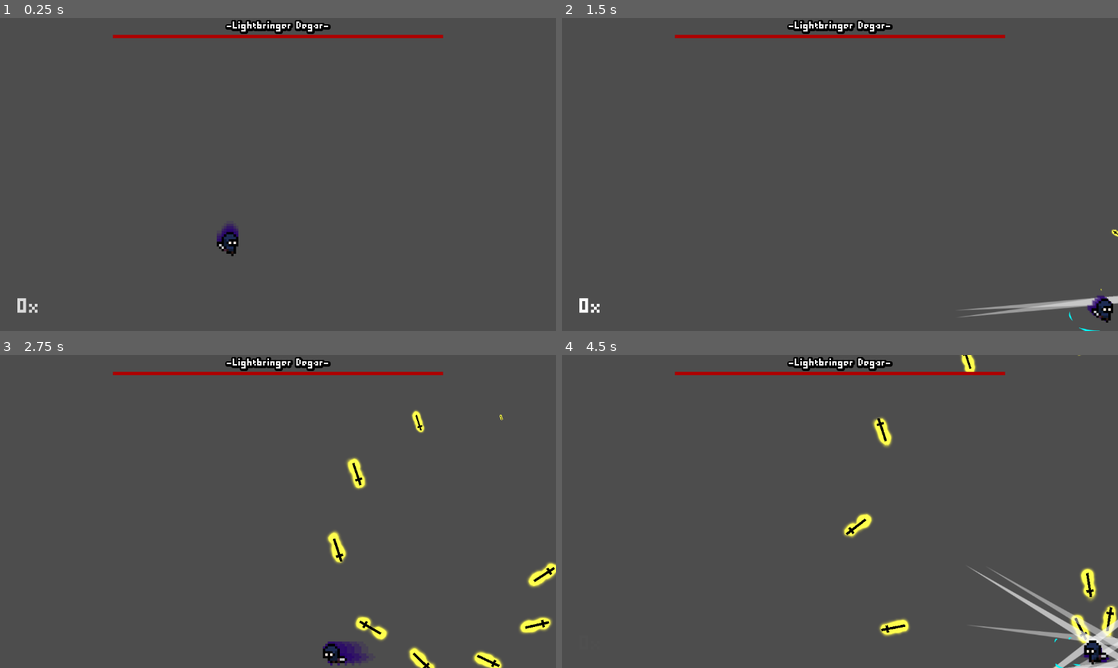
Above: before the commit, frames 1-4 (two rows, left to right).
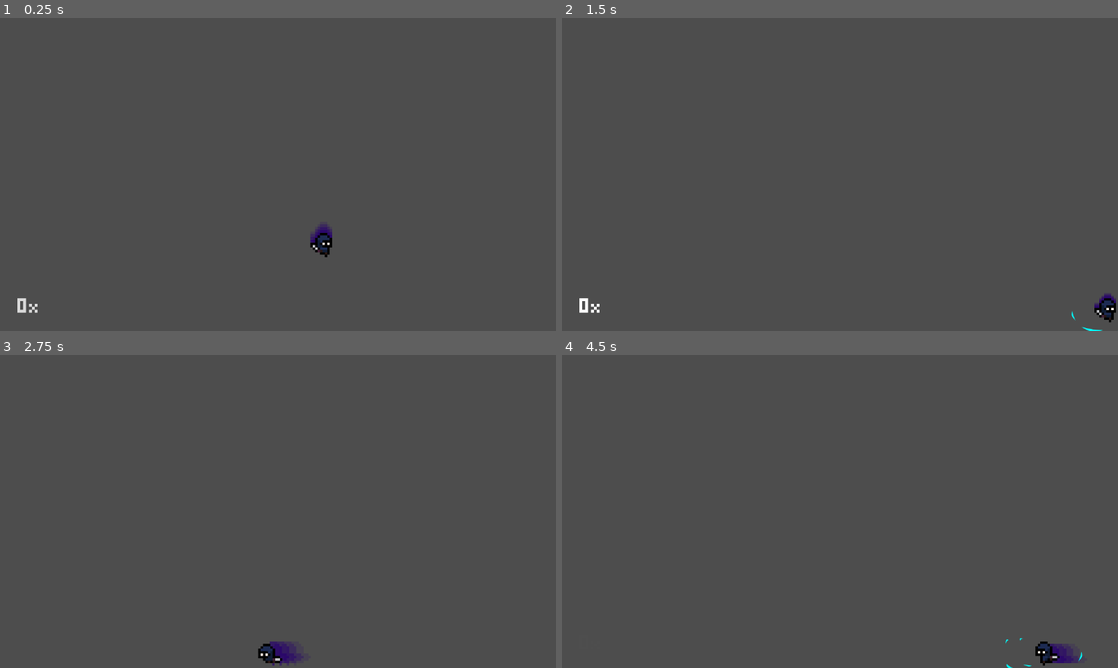
Above: after the commit, the same moments.

Repository: ArandomPsi/returntosender
Game: Godot game, scene res://scenes/testmap.tscn
The game is run twice, just before and just after one commit, with the same random seed, the same clock (stepped at 60 frames per second) and the same inputs. The project has no main scene, so this scene is started directly.
Inputs:
- Up to frame 1 (0.25 s): no input
- Up to frame 2 (1.5 s): hold Right (right) from 0.53 s (still down); tap Space (basicattack) at 0.6, 1.35 s; tap Up (up) at 0.77 s
- Up to frame 3 (2.75 s): tap Up (up) at 1.52 s; release Right (right) at 2.03 s; hold Left (left) from 2.03 s (still down); tap Space (basicattack) at 2.1 s
- Up to frame 4 (4.5 s): release Left (left) at 2.78 s; hold Right (right) 2.78-4.28 s; tap Space (basicattack) at 2.85, 3.6, 4.35 s; tap Up (up) at 3.02, 3.77 s; hold Left (left) from 4.28 s (still down)

The runs differ from the first frame. In frame 1, 1.8% of the frame differs, in the area x 20-80%, y 0-77%; in frame 2, 2.0%; in frame 3, 3.9%; in frame 4, 4.6%, in the area x 20-100%, y 0-100%.

Commit message:
fababada

Diff:
--- a/scenes/deathdomain.tscn
+++ b/scenes/deathdomain.tscn
@@ -1,10 +1,10 @@
 [gd_scene load_steps=28 format=3 uid="uid://ybx3yqrx4thj"]
 
-[ext_resource type="Texture2D" uid="uid://cu1weqkg427pf" path="res://assets/back-2.svg" id="1_01cev"]
+[ext_resource type="Texture2D" uid="uid://cu1weqkg427pf" path="res://scripts/back-2.svg" id="1_01cev"]
 [ext_resource type="PackedScene" uid="uid://cmagugo1dt6ek" path="res://scenes/player.tscn" id="1_te0tx"]
 [ext_resource type="PackedScene" uid="uid://c5quog3a17pyv" path="res://scenes/boss_1.tscn" id="2_01cev"]
-[ext_resource type="Shader" uid="uid://cuwqngvs3ybdc" path="res://shaders/blackhole.gdshader" id="2_1wxya"]
-[ext_resource type="Shader" uid="uid://p7bfa3ndba30" path="res://shaders/clouds.gdshader" id="2_8jxia"]
+[ext_resource type="Shader" path="res://shaders/blackhole.gdshader" id="2_1wxya"]
+[ext_resource type="Shader" path="res://shaders/clouds.gdshader" id="2_8jxia"]
 [ext_resource type="Texture2D" uid="uid://fgfen188b6hv" path="res://icon.svg" id="3_es6ay"]
 [ext_resource type="Texture2D" uid="uid://dt7sxtvsvh157" path="res://assets/spark-3.svg" id="5_es6ay"]
 [ext_resource type="AudioStream" uid="uid://dnucn4grs16hp" path="res://assets/IncanationAndRitual.mp3" id="8_24s7u"]
@@ -101,7 +101,7 @@
 [sub_resource type="RectangleShape2D" id="RectangleShape2D_kwcxs"]
 size = Vector2(1186, 20)
 
-[node name="testmap" type="Node2D"]
+[node name="testmap2" type="Node2D"]
 
 [node name="bg" type="Node2D" parent="."]
 
--- /dev/null
+++ b/scenes/hub.tscn
@@ -0,0 +1,39 @@
+[gd_scene load_steps=4 format=3 uid="uid://dheeyyryy7ihh"]
+
+[ext_resource type="Texture2D" uid="uid://cu1weqkg427pf" path="res://scripts/back-2.svg" id="1_d1od2"]
+[ext_resource type="PackedScene" uid="uid://cmagugo1dt6ek" path="res://scenes/player.tscn" id="1_qssp3"]
+
+[sub_resource type="RectangleShape2D" id="RectangleShape2D_kwcxs"]
+size = Vector2(1186, 20)
+
+[node name="testmap" type="Node2D"]
+
+[node name="Sprite2D" type="Sprite2D" parent="."]
+position = Vector2(94, 281)
+texture = ExtResource("1_d1od2")
+
+[node name="Node2D" type="Node2D" parent="Sprite2D"]
+position = Vector2(-94, -281)
+
+[node name="player" parent="." instance=ExtResource("1_qssp3")]
+position = Vector2(171, 560)
+
+[node name="StaticBody2D" type="StaticBody2D" parent="."]
+
+[node name="CollisionShape2D" type="CollisionShape2D" parent="StaticBody2D"]
+position = Vector2(583, 0)
+shape = SubResource("RectangleShape2D_kwcxs")
+
+[node name="CollisionShape2D2" type="CollisionShape2D" parent="StaticBody2D"]
+position = Vector2(583, 643)
+shape = SubResource("RectangleShape2D_kwcxs")
+
+[node name="CollisionShape2D3" type="CollisionShape2D" parent="StaticBody2D"]
+position = Vector2(-2, 284)
+rotation = 1.5708
+shape = SubResource("RectangleShape2D_kwcxs")
+
+[node name="CollisionShape2D4" type="CollisionShape2D" parent="StaticBody2D"]
+position = Vector2(1153, 284)
+rotation = 1.5708
+shape = SubResource("RectangleShape2D_kwcxs")
--- a/scenes/testmap.tscn
+++ b/scenes/testmap.tscn
@@ -1,7 +1,6 @@
-[gd_scene load_steps=4 format=3 uid="uid://bc2h0fw1jkrkw"]
+[gd_scene load_steps=3 format=3 uid="uid://bc2h0fw1jkrkw"]
 
 [ext_resource type="PackedScene" uid="uid://cmagugo1dt6ek" path="res://scenes/player.tscn" id="1_kwcxs"]
-[ext_resource type="PackedScene" uid="uid://dedf2qg1ey8xq" path="res://scenes/boss2.tscn" id="2_yowm7"]
 
 [sub_resource type="RectangleShape2D" id="RectangleShape2D_kwcxs"]
 size = Vector2(1186, 20)
@@ -9,7 +8,7 @@
 [node name="testmap" type="Node2D"]
 
 [node name="player" parent="." instance=ExtResource("1_kwcxs")]
-position = Vector2(479, 428)
+position = Vector2(673, 430)
 
 [node name="StaticBody2D" type="StaticBody2D" parent="."]
 
@@ -30,6 +29,3 @@
 position = Vector2(1153, 284)
 rotation = 1.5708
 shape = SubResource("RectangleShape2D_kwcxs")
-
-[node name="boss2" parent="." instance=ExtResource("2_yowm7")]
-position = Vector2(407, 341)
--- /dev/null
+++ b/shaders/godray.gdshader
@@ -0,0 +1,109 @@
+/*
+Shader from Godot Shaders - the free shader library.
+godotshaders.com/shader/god-rays
+
+Feel free to use, improve and change this shader according to your needs
+and consider sharing the modified result on godotshaders.com.
+*/
+
+shader_type canvas_item;
+
+uniform float angle = -0.3;
+uniform float position = -0.2;
+uniform float spread : hint_range(0.0, 1.0) = 0.5;
+uniform float cutoff : hint_range(-1.0, 1.0) = 0.1;
+uniform float falloff : hint_range(0.0, 1.0) = 0.2;
+uniform float edge_fade : hint_range(0.0, 1.0) = 0.15;
+
+uniform float speed = 1.0;
+uniform float ray1_density = 8.0;
+uniform float ray2_density = 30.0;
+uniform float ray2_intensity : hint_range(0.0, 1.0) = 0.3;
+
+uniform sampler2D SCREEN_TEXTURE : hint_screen_texture, filter_linear_mipmap;
+
+uniform vec4 color : source_color = vec4(1.0, 0.9, 0.65, 0.8);
+
+uniform bool hdr = false;
+uniform float seed = 5.0;
+
+// Random and noise functions from Book of Shader's chapter on Noise.
+float random(vec2 _uv) {
+    return fract(sin(dot(_uv.xy,
+                         vec2(12.9898, 78.233))) *
+        43758.5453123);
+}
+
+float noise (in vec2 uv) {
+    vec2 i = floor(uv);
+    vec2 f = fract(uv);
+
+    // Four corners in 2D of a tile
+    float a = random(i);
+    float b = random(i + vec2(1.0, 0.0));
+    float c = random(i + vec2(0.0, 1.0));
+    float d = random(i + vec2(1.0, 1.0));
+
+
+    // Smooth Interpolation
+
+    // Cubic Hermine Curve. Same as SmoothStep()
+    vec2 u = f * f * (3.0-2.0 * f);
+
+    // Mix 4 coorners percentages
+    return mix(a, b, u.x) +
+            (c - a)* u.y * (1.0 - u.x) +
+            (d - b) * u.x * u.y;
+}
+
+mat2 rotate(float _angle){
+    return mat2(vec2(cos(_angle), -sin(_angle)),
+                vec2(sin(_angle), cos(_angle)));
+}
+
+vec4 screen(vec4 base, vec4 blend){
+	return 1.0 - (1.0 - base) * (1.0 - blend);
+}
+
+void fragment()
+{
+
+	// Rotate, skew and move the UVs
+	vec2 transformed_uv = ( rotate(angle) * (UV - position) )  / ( (UV.y + spread) - (UV.y * spread) );
+
+	// Animate the ray according the the new transformed UVs
+	vec2 ray1 = vec2(transformed_uv.x * ray1_density + sin(TIME * 0.1 * speed) * (ray1_density * 0.2) + seed, 1.0);
+	vec2 ray2 = vec2(transformed_uv.x * ray2_density + sin(TIME * 0.2 * speed) * (ray1_density * 0.2) + seed, 1.0);
+
+	// Cut off the ray's edges
+	float cut = step(cutoff, transformed_uv.x) * step(cutoff, 1.0 - transformed_uv.x);
+	ray1 *= cut;
+	ray2 *= cut;
+
+	// Apply the noise pattern (i.e. create the rays)
+	float rays;
+
+	if (hdr){
+		// This is not really HDR, but check this to not clamp the two merged rays making
+		// their values go over 1.0. Can make for some nice effect
+		rays = noise(ray1) + (noise(ray2) * ray2_intensity);
+	}
+	else{
+		 rays = clamp(noise(ray1) + (noise(ray2) * ray2_intensity), 0., 1.);
+	}
+
+	// Fade out edges
+	rays *= smoothstep(0.0, falloff, (1.0 - UV.y)); // Bottom
+	rays *= smoothstep(0.0 + cutoff, edge_fade + cutoff, transformed_uv.x); // Left
+	rays *= smoothstep(0.0 + cutoff, edge_fade + cutoff, 1.0 - transformed_uv.x); // Right
+
+	// Color to the rays
+	vec3 shine = vec3(rays) * color.rgb;
+
+	// Try different blending modes for a nicer effect. "Screen" is included in the code,
+	// but take a look at https://godotshaders.com/snippet/blending-modes/ for more.
+	// With "Screen" blend mode:
+	shine = screen(texture(SCREEN_TEXTURE, SCREEN_UV), vec4(color)).rgb;
+
+	COLOR = vec4(shine, rays * color.a);
+}
Not shown: 1 places in scenes/lightdomain.tscn that only renumber resources
Renamed: assets/back-2.svg -> scripts/back-2.svg
Not shown, changed: scripts/back-2.svg.import
Not shown, added: shaders/godray.gdshader.uid
